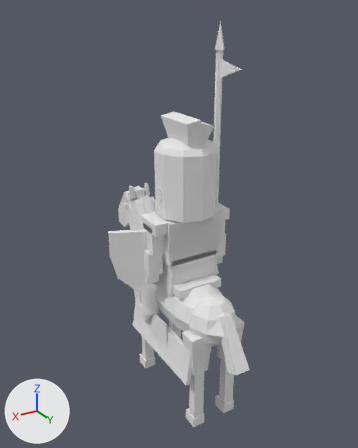
Renders of the Blender file art_source/blender/units/blend/franks/knight_a3.blend from each side of a commit.
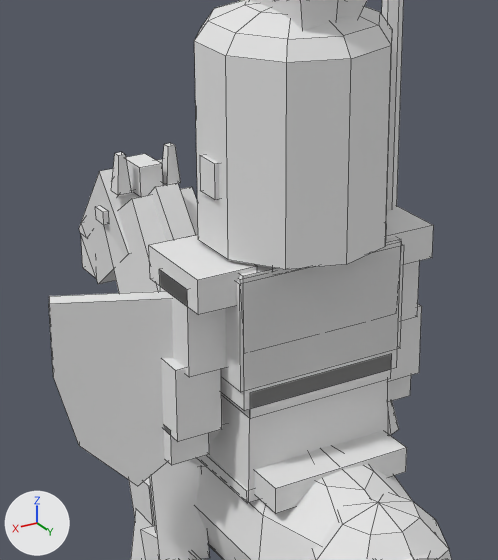
Old and new are each drawn whole from a 50 mm camera at (2.15, 3.47, 3.56) aimed at (0.0, -0.12, 1.77) and again close up on the part from 26% to 70% of the width and 31% to 70% of the height. Arrows for +X, +Y and +Z are at lower left; the lights stay in place. The last two pictures show the newer version. The close-ups show mesh edges as thin lines.

Objects in the first close-up: 'Body'.
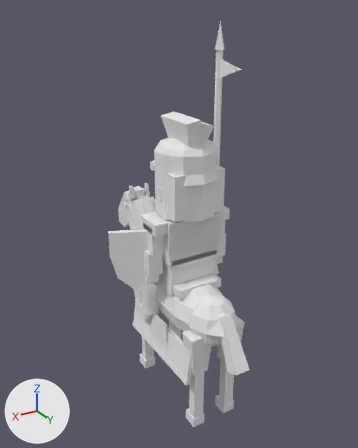
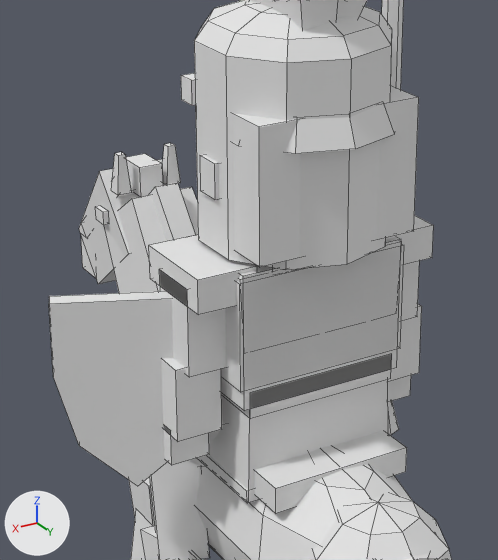
The newer file is also rescaled (x1.01) as a whole; pictures and numbers use the older file's frame.

What changed in the scene script:
```text
Change me_body:
    used by ob_body; location = (0.0, 0.0, 0.0)
    remove me_body.from_pydata(...)  # 912 vertices, 791 faces; spans x -0.41..0.68, y -1.29..0.92, z 0.0..3.49
    add me_body.from_pydata(...)  # 959 vertices, 834 faces; spans x -0.41..0.68, y -1.29..0.92, z 0.0..3.49
    me_body part 1: a new loose piece, a box spanning x -0.25..0.25, y -0.03..0.23, z 1.97..2.35, in mat_pe_unitpalette (its picture is missing)
    me_body part 2: a new loose piece, a box spanning x -0.22..0.22, y -0.235..-0.175, z 2.295..2.365, in mat_pe_unitpalette (its picture is missing)
    me_body part 3: a new loose piece of 31 vertices spanning x -0.25..0.25, y -0.2..0.3, z 2.27..2.44, in mat_pe_unitpalette (its picture is missing)
```

What differs and where, as boxes (x1, y1, x2, y2) in the close-ups (498 x 560 px):
part 1 of me_body, added
    after: (233, 86, 419, 267)
part 2 of me_body, added
    after: (181, 73, 195, 105)
part 3 of me_body, added
    after: (233, 105, 395, 154)
